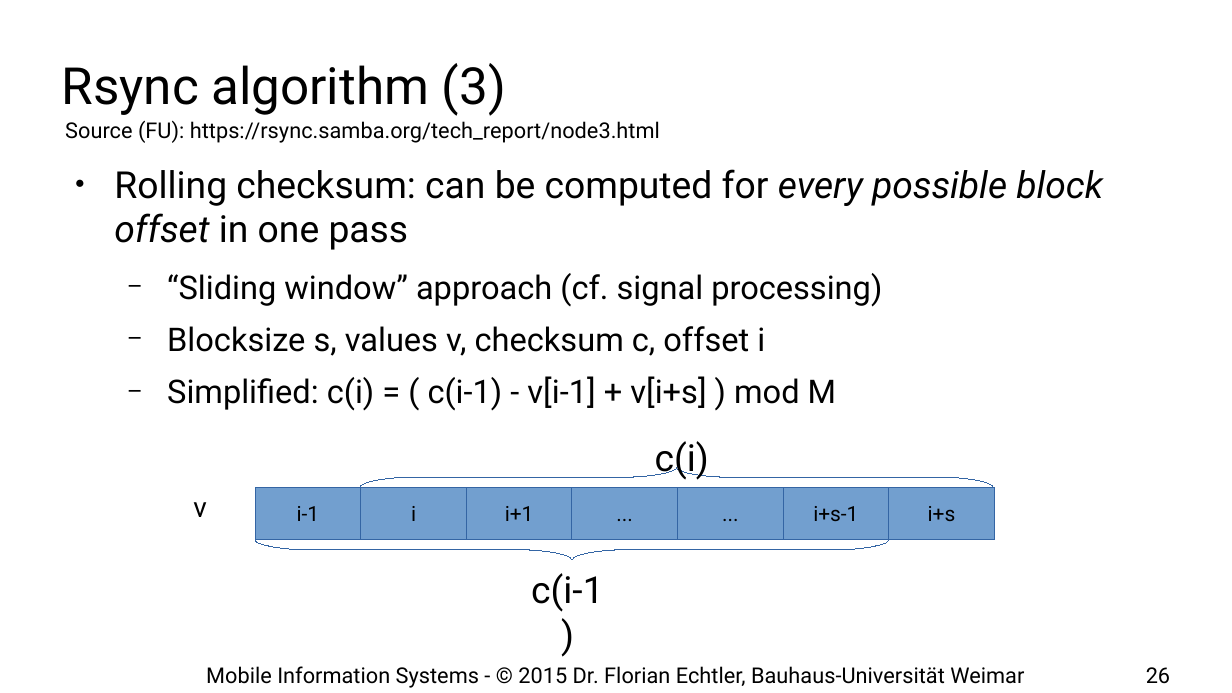
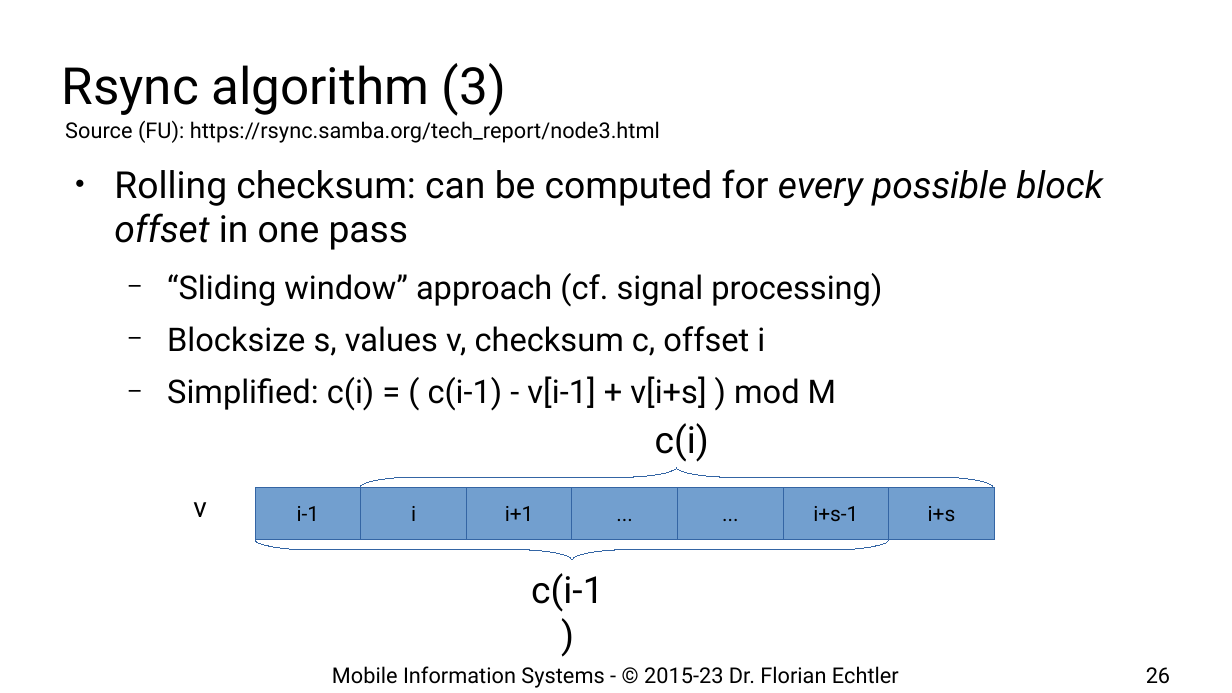
Before and after one commit to floe/mobile-information-systems, a slide deck: slide 26 of 12-mobile-algorithms.odp. Drawn at 1232x693 pixels with LibreOffice and Linux fonts; fonts in the diff are those of the drawing; background and template pictures are left out. Boxes give left, top, right and bottom in pixels: in the first picture for what was removed or moved away, otherwise in the second. Text is boxed around its words. In the diff, an @@ line names an element or a change of style, - is before the commit and + after.

```diff
--- a/12-mobile-algorithms.odp
+++ b/12-mobile-algorithms.odp
@@ text "c(i)": place and size @@
-text "c(i)" at bbox=[655, 441, 709, 480]
+text "c(i)" at bbox=[655, 423, 709, 462]
@@ freeform shape at bbox=[359, 468, 993, 488]: outline redrawn @@
@@ text at bbox=[332, 666, 899, 688]: text changed @@
-Mobile Information Systems - © 2015 Dr. Florian Echtler, Bauhaus-Universität Weimar
+Mobile Information Systems - © 2015-23 Dr. Florian Echtler
```
Also in this commit, not shown: 28 other slides changed, 2 slides added, 1 other file.
